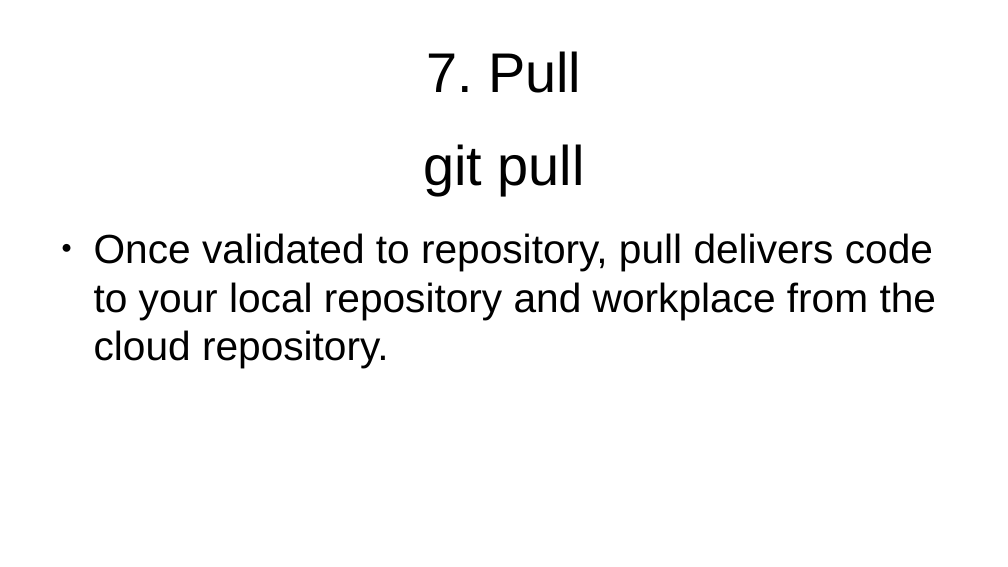
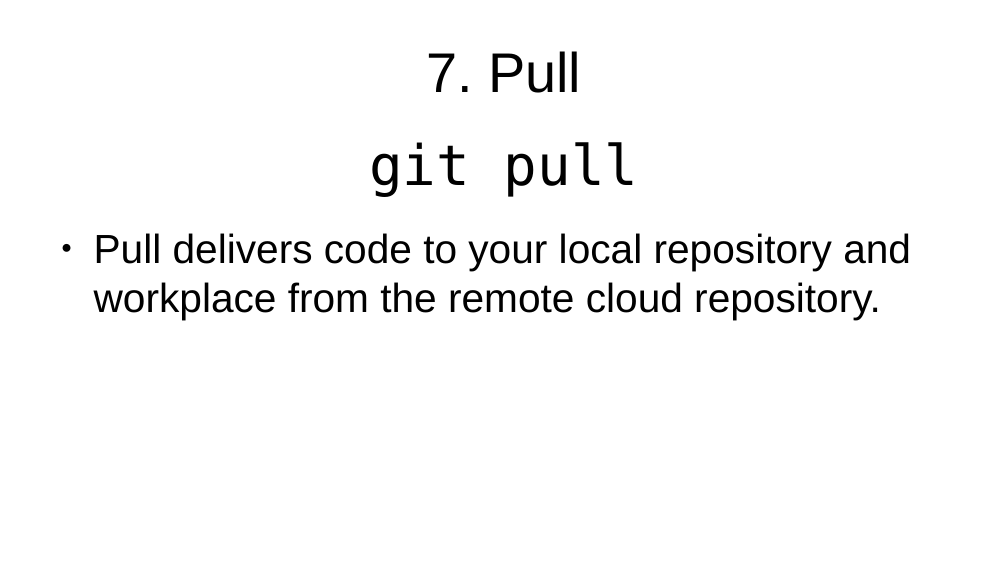
Before and after one commit to flintiii/TenStatementGit, a slide deck: slide 25 of vm_workshop_presentation.odp. Drawn at 1008x567 pixels with LibreOffice and Linux fonts; fonts in the diff are those of the drawing. Boxes give left, top, right and bottom in pixels: in the first picture for what was removed or moved away, otherwise in the second. Text is boxed around its words. In the diff, an @@ line names an element or a change of style, - is before the commit and + after.

```diff
--- a/vm_workshop_presentation.odp
+++ b/vm_workshop_presentation.odp
@@ title "git pull" at (369, 142, 639, 197): font Arial to DejaVu Sans Mono @@
@@ text at (94, 233, 911, 319): text changed @@
-● Once validated to repository, pull delivers code to your local repository and workplace from the cloud repository.
+● Pull delivers code to your local repository and workplace from the remote cloud repository.
```
Also in this commit, not shown: 24 other slides changed, 2 slides added, 1 slide removed.
